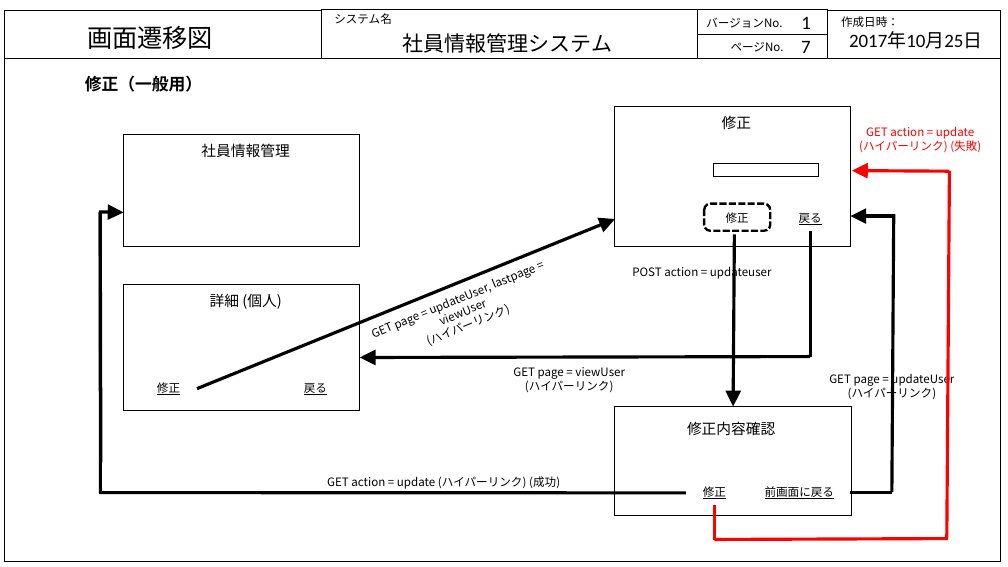
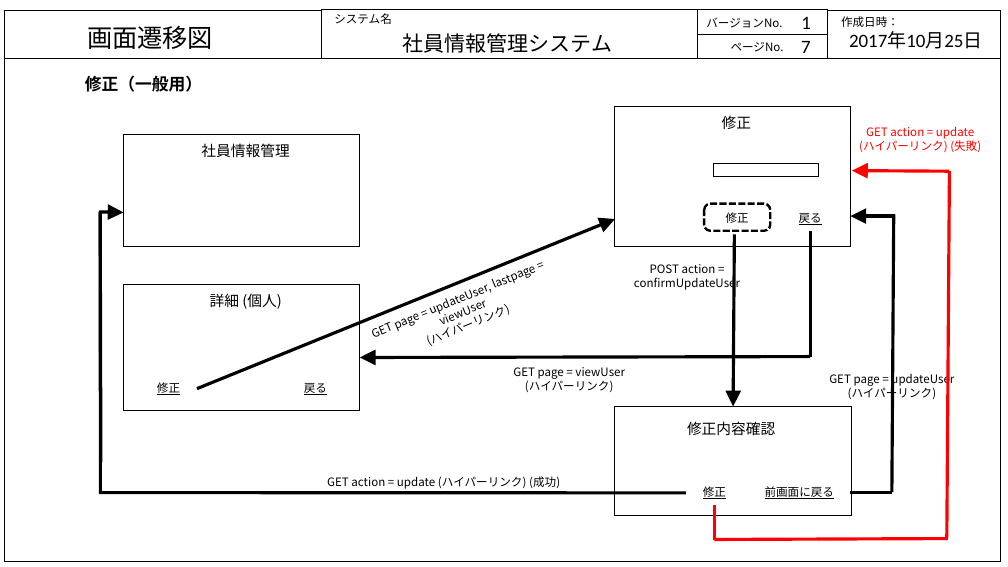
Before and after one commit to java201710/java, a slide deck: slide 7 of 総合演習資料/2.外部設計/画面・状態遷移図_DB.pptx. Drawn at 1008x567 pixels with LibreOffice and Linux fonts; fonts in the diff are those of the drawing. Boxes give left, top, right and bottom in pixels: in the first picture for what was removed or moved away, otherwise in the second. Text is boxed around its words. In the diff, an @@ line names an element or a change of style, - is before the commit and + after.

```diff
--- a/総合演習資料/2.外部設計/画面・状態遷移図_DB.pptx
+++ b/総合演習資料/2.外部設計/画面・状態遷移図_DB.pptx
@@ text at (634,264,740,291): text changed @@
-POST action = updateuser
+POST action = confirmUpdateUser
```
Also in this commit, not shown: 9 other slides changed, 1 slide added, 1 slide removed, 2 other files.
